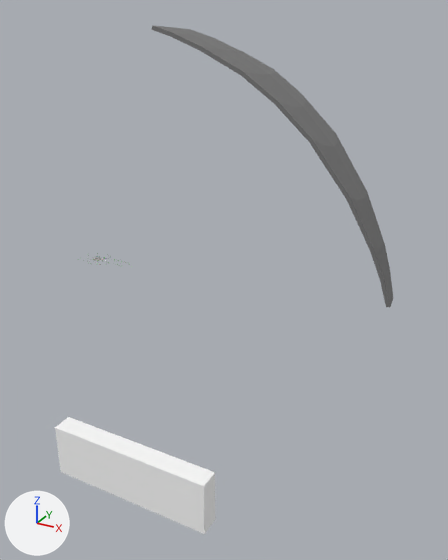
The FBX model models/HSBC Entorno_10_CAPAS_Lounge y Alrededores.fbx: old version first, new version second.
Rendered twice from a camera (50 mm lens) standing at (1199.0, -1355.0, 699.0) and looking at (356.0, 179.0, -68.0). Every picture has the same lights, and +X, +Y and +Z are marked at lower left. Where no turn or scale is listed for an object, it has been applied to the vertices.

The first picture shows 'plataforma', 'triangulo_2.001'.
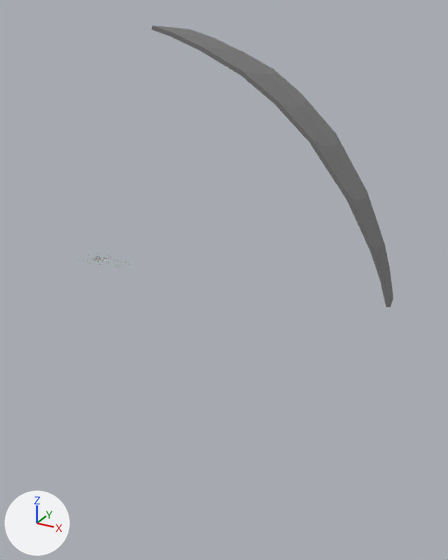
What differs and where, as boxes (x1, y1, x2, y2) in the pictures (448 x 560 px):
'plataforma', deleted: before (55, 417, 216, 534)

What the commit changed:
Object 'plataforma' (ob_plataforma) is deleted.
